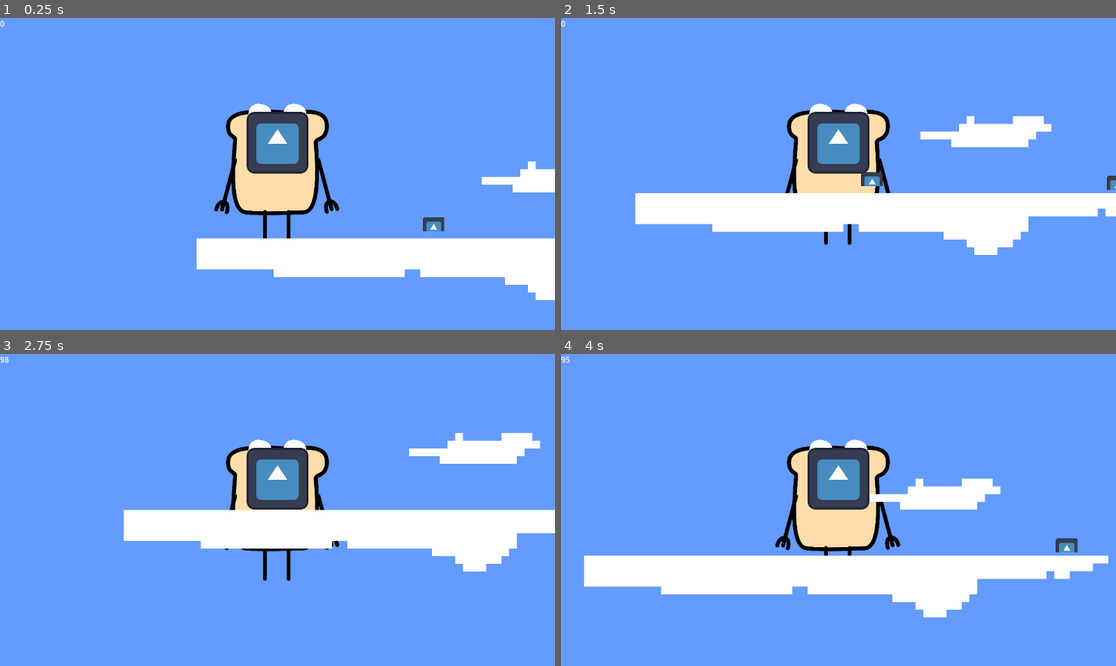
Above: before the commit, frames 1-4 (two rows, left to right).
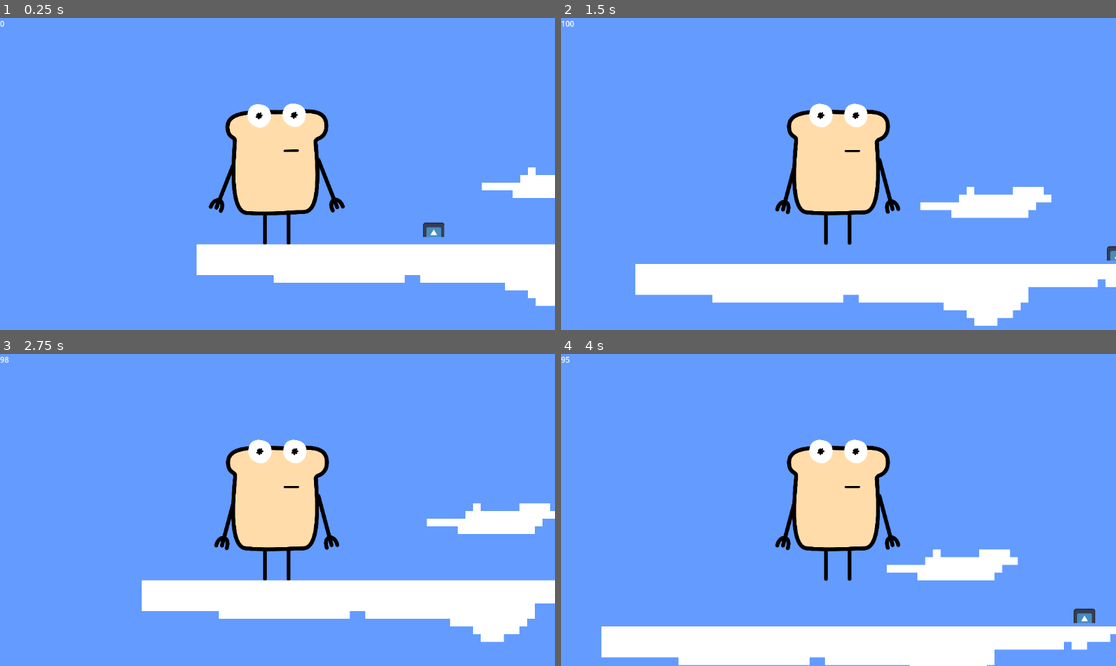
Above: after the commit, the same moments.

Repository: rorocc/toasty
Game: Godot game, scene res://scenes/main.tscn
Two runs of this game, one before a commit and one after it. Both use one fixed random seed, a clock stepped at 60 frames per second and the inputs below. The engine's default icon, where the game draws it, is replaced by a stand-in: a white triangle on a blue panel in a dark square.
Inputs:
- Up to frame 1 (0.25 s): no input
- Up to frame 2 (1.5 s): tap Enter at 0.5 s; hold D (right) from 0.53 s (still down); tap S (slide) at 0.6, 1.35 s; tap W (jump) at 0.77 s
- Up to frame 3 (2.75 s): tap W (jump) at 1.52 s; release D (right) at 2.03 s; hold A (left) from 2.03 s (still down); tap S (slide) at 2.1 s
- Up to frame 4 (4 s): release A (left) at 2.78 s; hold D (right) from 2.78 s (still down); tap S (slide) at 2.85, 3.6 s; tap W (jump) at 3.02, 3.77 s

The runs differ from the first frame. In frame 1, 6.1% of the frame differs, in the area x 35-100%, y 27-93%; in frame 2, 23%; in frame 3, 22%; in frame 4, 24%, in the area x 4-100%, y 30-100%.

Commit message:
idle wowi

Diff:
--- a/new-game-project/scenes/player.tscn
+++ b/new-game-project/scenes/player.tscn
@@ -9,82 +9,7 @@
 [ext_resource type="Texture2D" uid="uid://saqmsqkpdbd7" path="res://assets/sprites/toast/full_T.png" id="6_p1km2"]
 
 [sub_resource type="RectangleShape2D" id="RectangleShape2D_763a3"]
-size = Vector2(127, 127)
-
-[sub_resource type="Animation" id="Animation_lcrua"]
-length = 0.001
-tracks/0/type = "value"
-tracks/0/imported = false
-tracks/0/enabled = true
-tracks/0/path = NodePath("Skeleton2D/Body/Arm left:position")
-tracks/0/interp = 1
-tracks/0/loop_wrap = true
-tracks/0/keys = {
-"times": PackedFloat32Array(0),
-"transitions": PackedFloat32Array(1),
-"update": 0,
-"values": [Vector2(-87, -80)]
-}
-tracks/1/type = "value"
-tracks/1/imported = false
-tracks/1/enabled = true
-tracks/1/path = NodePath("Skeleton2D/Body/Arm left:rotation")
-tracks/1/interp = 1
-tracks/1/loop_wrap = true
-tracks/1/keys = {
-"times": PackedFloat32Array(0),
-"transitions": PackedFloat32Array(1),
-"update": 0,
-"values": [-2.87979]
-}
-tracks/2/type = "value"
-tracks/2/imported = false
-tracks/2/enabled = true
-tracks/2/path = NodePath("Skeleton2D/Body/Arm right:position")
-tracks/2/interp = 1
-tracks/2/loop_wrap = true
-tracks/2/keys = {
-"times": PackedFloat32Array(0),
-"transitions": PackedFloat32Array(1),
-"update": 0,
-"values": [Vector2(85, -81)]
-}
-tracks/3/type = "value"
-tracks/3/imported = false
-tracks/3/enabled = true
-tracks/3/path = NodePath("Skeleton2D/Body/Arm right:rotation")
-tracks/3/interp = 1
-tracks/3/loop_wrap = true
-tracks/3/keys = {
-"times": PackedFloat32Array(0),
-"transitions": PackedFloat32Array(1),
-"update": 0,
-"values": [1.309]
-}
-tracks/4/type = "value"
-tracks/4/imported = false
-tracks/4/enabled = true
-tracks/4/path = NodePath("Skeleton2D/Body/Head:position")
-tracks/4/interp = 1
-tracks/4/loop_wrap = true
-tracks/4/keys = {
-"times": PackedFloat32Array(0),
-"transitions": PackedFloat32Array(1),
-"update": 0,
-"values": [Vector2(0, -89)]
-}
-tracks/5/type = "value"
-tracks/5/imported = false
-tracks/5/enabled = true
-tracks/5/path = NodePath("Skeleton2D/Body/Head:rotation")
-tracks/5/interp = 1
-tracks/5/loop_wrap = true
-tracks/5/keys = {
-"times": PackedFloat32Array(0),
-"transitions": PackedFloat32Array(1),
-"update": 0,
-"values": [0.0]
-}
+size = Vector2(204.5, 287.75)
 
 [sub_resource type="Animation" id="Animation_756b6"]
 resource_name = "Idle"
@@ -162,6 +87,81 @@
 "values": [0.0, -0.0382189]
 }
 
+[sub_resource type="Animation" id="Animation_lcrua"]
+length = 0.001
+tracks/0/type = "value"
+tracks/0/imported = false
+tracks/0/enabled = true
+tracks/0/path = NodePath("Skeleton2D/Body/Arm left:position")
+tracks/0/interp = 1
+tracks/0/loop_wrap = true
+tracks/0/keys = {
+"times": PackedFloat32Array(0),
+"transitions": PackedFloat32Array(1),
+"update": 0,
+"values": [Vector2(-87, -80)]
+}
+tracks/1/type = "value"
+tracks/1/imported = false
+tracks/1/enabled = true
+tracks/1/path = NodePath("Skeleton2D/Body/Arm left:rotation")
+tracks/1/interp = 1
+tracks/1/loop_wrap = true
+tracks/1/keys = {
+"times": PackedFloat32Array(0),
+"transitions": PackedFloat32Array(1),
+"update": 0,
+"values": [-2.87979]
+}
+tracks/2/type = "value"
+tracks/2/imported = false
+tracks/2/enabled = true
+tracks/2/path = NodePath("Skeleton2D/Body/Arm right:position")
+tracks/2/interp = 1
+tracks/2/loop_wrap = true
+tracks/2/keys = {
+"times": PackedFloat32Array(0),
+"transitions": PackedFloat32Array(1),
+"update": 0,
+"values": [Vector2(85, -81)]
+}
+tracks/3/type = "value"
+tracks/3/imported = false
+tracks/3/enabled = true
+tracks/3/path = NodePath("Skeleton2D/Body/Arm right:rotation")
+tracks/3/interp = 1
+tracks/3/loop_wrap = true
+tracks/3/keys = {
+"times": PackedFloat32Array(0),
+"transitions": PackedFloat32Array(1),
+"update": 0,
+"values": [1.309]
+}
+tracks/4/type = "value"
+tracks/4/imported = false
+tracks/4/enabled = true
+tracks/4/path = NodePath("Skeleton2D/Body/Head:position")
+tracks/4/interp = 1
+tracks/4/loop_wrap = true
+tracks/4/keys = {
+"times": PackedFloat32Array(0),
+"transitions": PackedFloat32Array(1),
+"update": 0,
+"values": [Vector2(0, -89)]
+}
+tracks/5/type = "value"
+tracks/5/imported = false
+tracks/5/enabled = true
+tracks/5/path = NodePath("Skeleton2D/Body/Head:rotation")
+tracks/5/interp = 1
+tracks/5/loop_wrap = true
+tracks/5/keys = {
+"times": PackedFloat32Array(0),
+"transitions": PackedFloat32Array(1),
+"update": 0,
+"values": [0.0]
+}
+
 [sub_resource type="AnimationLibrary" id="AnimationLibrary_jtee1"]
 _data = {
 "Idle": SubResource("Animation_756b6"),
@@ -180,6 +180,61 @@
 length = 87.976
 bone_angle = -90.0
 
+[node name="Arm right" type="Bone2D" parent="Skeleton2D/Body"]
+position = Vector2(85, -81)
+rotation = 1.309
+rest = Transform2D(1, 0, 0, 1, 85, -81)
+auto_calculate_length_and_angle = false
+length = 108.162
+bone_angle = 0.0
+
+[node name="Sprite2D3" type="Sprite2D" parent="Skeleton2D/Body/Arm right"]
+position = Vector2(55, 0)
+scale = Vector2(0.291, 0.291)
+texture = ExtResource("4_a6yi1")
+
+[node name="Arm left" type="Bone2D" parent="Skeleton2D/Body"]
+position = Vector2(-87, -80)
+rotation = -2.87979
+scale = Vector2(1, 1)
+rest = Transform2D(-4.37114e-08, -1, 1, -4.37114e-08, -87, -80)
+auto_calculate_length_and_angle = false
+length = 98.946
+bone_angle = -90.0
+
+[node name="Sprite2D4" type="Sprite2D" parent="Skeleton2D/Body/Arm left"]
+position = Vector2(1, -55)
+rotation = 1.5708
+scale = Vector2(0.291, 0.291)
+texture = ExtResource("3_5cv5h")
+
+[node name="Leg right" type="Bone2D" parent="Skeleton2D/Body"]
+position = Vector2(23, 25)
+rotation = 1.5708
+rest = Transform2D(-4.37114e-08, 1, -1, -4.37114e-08, 23, 25)
+auto_calculate_length_and_angle = false
+length = 71.297
+bone_angle = 0.0
+
+[node name="Sprite2D" type="Sprite2D" parent="Skeleton2D/Body/Leg right"]
+position = Vector2(35, -1.5299e-06)
+rotation = 1.5708
+scale = Vector2(0.291, 0.291)
+texture = ExtResource("5_kmnby")
+
+[node name="Leg left" type="Bone2D" parent="Skeleton2D/Body"]
+position = Vector2(-26, 25)
+rest = Transform2D(1, 0, 0, 1, -26, 25)
+auto_calculate_length_and_angle = false
+length = 71.297
+bone_angle = 90.0
+
+[node name="Sprite2D2" type="Sprite2D" parent="Skeleton2D/Body/Leg left"]
+position = Vector2(3.8147e-06, 35)
+rotation = -3.14159
+scale = Vector2(0.291, 0.291)
+texture = ExtResource("5_kmnby")
+
 [node name="Head" type="Bone2D" parent="Skeleton2D/Body"]
 position = Vector2(0, -89)
 scale = Vector2(1.01042, 1.01042)
@@ -193,73 +248,18 @@
 scale = Vector2(0.291, 0.291)
 texture = ExtResource("2_brbmf")
 
-[node name="Arm right" type="Bone2D" parent="Skeleton2D/Body"]
-position = Vector2(85, -81)
-rotation = 1.309
-rest = Transform2D(1, 0, 0, 1, 85, -81)
-auto_calculate_length_and_angle = false
-length = 108.162
-bone_angle = 0.0
-
-[node name="Sprite2D3" type="Sprite2D" parent="Skeleton2D/Body/Arm right"]
-position = Vector2(55, 0)
-scale = Vector2(0.291, 0.291)
-texture = ExtResource("4_a6yi1")
-
-[node name="Arm left" type="Bone2D" parent="Skeleton2D/Body"]
-position = Vector2(-87, -80)
-rotation = -2.87979
-rest = Transform2D(-4.37114e-08, -1, 1, -4.37114e-08, -87, -80)
-auto_calculate_length_and_angle = false
-length = 98.946
-bone_angle = -90.0
-
-[node name="Sprite2D4" type="Sprite2D" parent="Skeleton2D/Body/Arm left"]
-position = Vector2(1, -55)
-rotation = 1.5708
-scale = Vector2(0.291, 0.291)
-texture = ExtResource("3_5cv5h")
-
-[node name="Leg right" type="Bone2D" parent="Skeleton2D/Body"]
-position = Vector2(23, 25)
-rotation = 1.5708
-rest = Transform2D(-4.37114e-08, 1, -1, -4.37114e-08, 23, 25)
-auto_calculate_length_and_angle = false
-length = 71.297
-bone_angle = 0.0
-
-[node name="Sprite2D" type="Sprite2D" parent="Skeleton2D/Body/Leg right"]
-position = Vector2(35, -1.5299e-06)
-rotation = 1.5708
-scale = Vector2(0.291, 0.291)
-texture = ExtResource("5_kmnby")
-
-[node name="Leg left" type="Bone2D" parent="Skeleton2D/Body"]
-position = Vector2(-26, 25)
-rest = Transform2D(1, 0, 0, 1, -26, 25)
-auto_calculate_length_and_angle = false
-length = 71.297
-bone_angle = 90.0
-
-[node name="Sprite2D2" type="Sprite2D" parent="Skeleton2D/Body/Leg left"]
-position = Vector2(3.8147e-06, 35)
-rotation = -3.14159
-scale = Vector2(0.291, 0.291)
-texture = ExtResource("5_kmnby")
-
 [node name="TPose" type="Sprite2D" parent="."]
 visible = false
 scale = Vector2(0.290634, 0.290634)
 texture = ExtResource("6_p1km2")
 
 [node name="Sprite2D" type="Sprite2D" parent="."]
-
+visible = false
 position = Vector2(0, -65)
 texture = ExtResource("1_d6q0u")
 
 [node name="CollisionShape2D" type="CollisionShape2D" parent="."]
-position = Vector2(0, -64)
-
+position = Vector2(-2, 2.125)
 shape = SubResource("RectangleShape2D_763a3")
 
 [node name="Camera2D" type="Camera2D" parent="."]
--- a/new-game-project/scripts/player.gd
+++ b/new-game-project/scripts/player.gd
@@ -20,6 +20,11 @@
 		velocity += get_gravity() * delta
 	else:
 		jumps_left = max_jumps
+
+	if !Input.is_anything_pressed():
+		$AnimationPlayer.current_animation = "Idle"
+	else:
+		$AnimationPlayer.stop()
 
 	# Handle jump.
 	if Input.is_action_just_pressed("jump") and (is_on_floor() or jumps_left > 0):
Not shown: 1 places in new-game-project/scenes/main.tscn that only renumber resources
